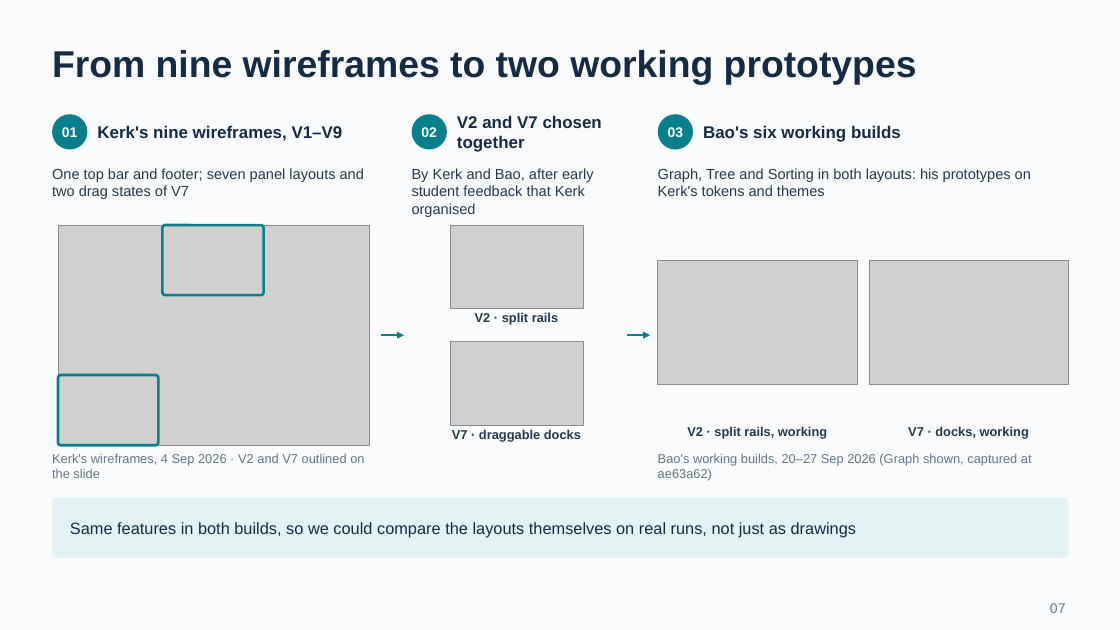
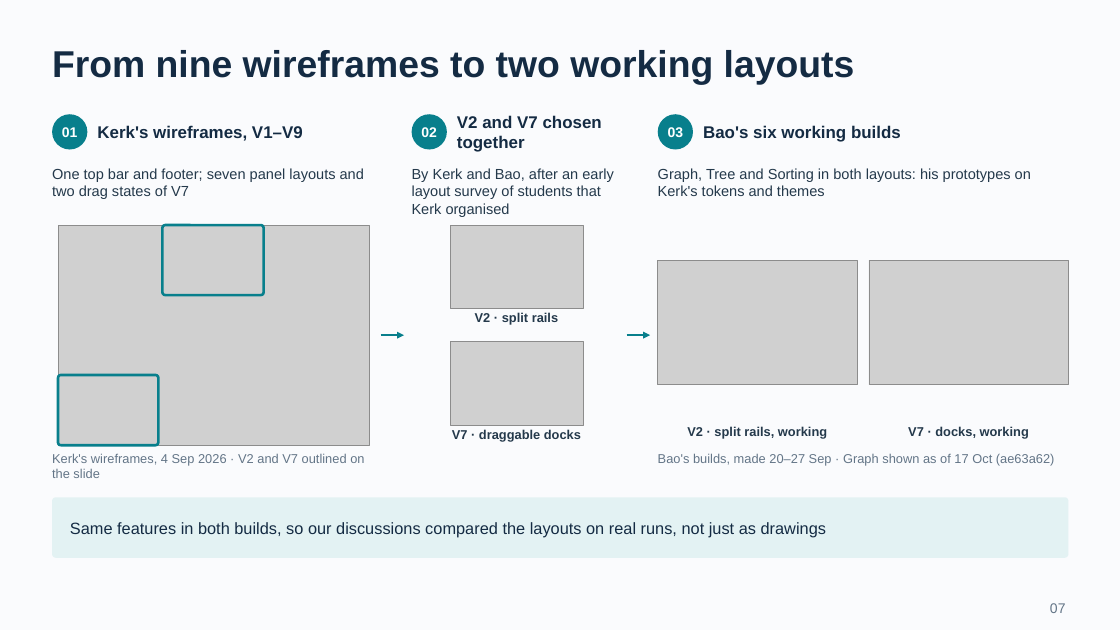
Before and after one commit to BJoozz/docsforfyp, a slide deck: slide 7 of presentation/VisuAlgo_CA_Presentation.pptx. Drawn at 1120x630 pixels with LibreOffice and Linux fonts; fonts in the diff are those of the drawing; grey boxes stand for pictures. Boxes give left, top, right and bottom in pixels: in the first picture for what was removed or moved away, otherwise in the second. Text is boxed around its words. In the diff, an @@ line names an element or a change of style, - is before the commit and + after.

```diff
--- a/presentation/VisuAlgo_CA_Presentation.pptx
+++ b/presentation/VisuAlgo_CA_Presentation.pptx
@@ text at [52,50,855,85]: text changed @@
-From nine wireframes to two working prototypes
+From nine wireframes to two working layouts
@@ text at [97,125,303,141]: text changed @@
-Kerk's nine wireframes, V1–V9
+Kerk's wireframes, V1–V9
@@ text at [412,168,614,217]: text changed @@
-By Kerk and Bao, after early student feedback that Kerk organised
+By Kerk and Bao, after an early layout survey of students that Kerk organised
@@ text at [658,453,1055,465]: text changed @@
-Bao's working builds, 20–27 Sep 2026 (Graph shown, captured at ae63a62)
+Bao's builds, made 20–27 Sep · Graph shown as of 17 Oct (ae63a62)
@@ text in rounded rectangle at [70,522,826,537]: text changed @@
-Same features in both builds, so we could compare the layouts themselves on real runs, not just as drawings
+Same features in both builds, so our discussions compared the layouts on real runs, not just as drawings
```
Also in this commit, not shown: 2 other slides changed, 8 other files.
